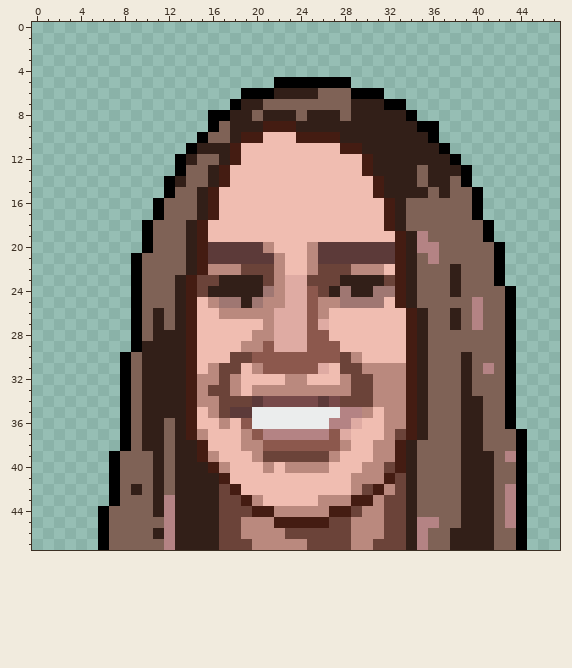
Pixel-art sprite -- public/img/tfrrsAvatars/7697358_48x48.png. Above, as it was before the edit.
The file is 48x48 pixels. Colours within 5 levels of each other are drawn and written as one.
The same view after the edit:
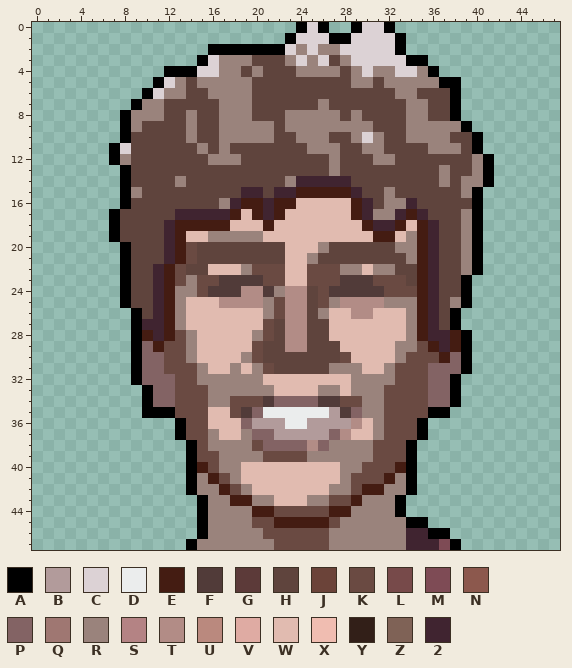
Palette (. is transparent): A #000000  B #b29b9b  C #dcd2d5  D #ebeded  E #441c12  F #513b39  G #5c3a39  H #5f443d  J #6b4339  K #6a4a42  L #774a4a  M #7e4b55  N #8c584d  P #836364  Q #9f7772  R #9a837c  S #b48384  T #b28c86  U #ba897e  V #dfaba3  W #e1bbb0  X #f0bdb1  Y #321f18  Z #7f6256  2 #402430
The exact change:
@@ x 0..47 @@
- 0 ................................................
- 1 ................................................
- 2 ................................................
- 3 ................................................
- 4 ................................................
- 5 ......................AAAAAAA...................
- 6 ...................AAAYYYYZZZAAA................
- 7 ..................AYYZZZZZZZZYYYAA..............
- 8 ................AAYYZYYYZYYYZYYYYYA.............
- 9 ................AZYYYEEEYYYYYYYYYYYAA...........
-10 ...............AZZYEEXXXEEEEYYYYYYYYA...........
-11 ..............AYYYEXXXXXXXXXEEYYYYYYYA..........
-12 .............AYZZYEXXXXXXXXXXXEYYYYYYYA.........
-13 .............AZZYEXXXXXXXXXXXXEYYYYZYYYA........
-14 ............AYZZYEXXXXXXXXXXXXXEYYYZYYZA........
-15 ............AZZYEXXXXXXXXXXXXXXEYYYYZYZZA.......
-16 ...........AZZZYEXXXXXXXXXXXXXXXEYZZZZZZA.......
-17 ...........AZZZYEXXXXXXXXXXXXXXXEYZZZZZZA.......
-18 ..........AZZZYEXXXXXXXXXXXXXXXXEYZZZZZZZA......
-19 ..........AZZZYEXXXXXXXXXXXXXXXXXEYSZZZZZA......
-20 ..........AZZZYEGGGGGUXXXUGGGGGGGEYSSZZZZZA.....
-21 .........AZZZZYEGGGGGGUXXUGGGGGGGEYZSZZZZZA.....
-22 .........AZZZZYEUUUJJJUXXUJJJUUUXEYZZZYZZZA.....
-23 .........AZZZYEJJYYYYJUVVJJJYYYYJEYZZZYZZZA.....
-24 .........AZZZYEJYYYYYQUVVNJYQYYQQEYZZZYZZZZA....
-25 .........AZZZYEXUQQYQUUVVNUUQQQQXEYZZZZZSZZA....
-26 .........AZYZYEXXUUUUUVVVNUXXXXXXXEYZZYZSZZA....
-27 .........AZYZYEXXXXXXUVVVNVXXXXXXXEYZZYZSZZA....
-28 .........AZYYYEXXXXXUUVVVNNXXXXXXXEYZZZZZZZA....
-29 .........AYYYYEXXXXUUNVVVNNNXXXXXXEYZZZZZZZA....
-30 ........AZYYYYEXXXJJNNNNNNNNJUXXXXEYZZZYZZZA....
-31 ........AZYYYYEXUJJXUNNNNNVXJJUUUUEYZZZYZSZA....
-32 ........AZYYYYEUUJUXXXXUUXXXUJJUUUEYZZZYZZZA....
-33 ........AZYYYYEUJJUXUUUUUUUUUJJUUUEYZZZYZZZA....
-34 ........AZYYYYEUUJJJGLLLLLGLJJJUUUEYZZZYYZZA....
-35 ........AZYYYYEXUJGGDDDDDDDDSSUXUUEYZZZYYZZA....
-36 ........AZYYZYEXXUXNDDDDDDDSSVXXUUEYZZZYYZZA....
-37 ........AZYYZYEUXXXUNSSSSSSNVXXXUJEYZZZYYZZZA...
-38 ........AZYYZYYEXXXUUNNNNNNNUXXUUEYZZZZYYZZZA...
-39 .......AZZZYZYYEUXXXUJJJJJJUXXXUUEYZZZZYYYZSA...
-40 .......AZZZYZYYYEUXXXUXUUUUXXXUUJEYZZZZYYYZZA...
-41 .......AZZZYZYYYYEXXXXXXXXXXXUUUEJYZZZZYYYZZA...
-42 .......AZYZYZYYYYJEXXXXXXXXXXUJEUJYZZZZYYYZSA...
-43 .......AZZZYSYYYYJJEUXXXXXUUUEEUJJYZZZZYYYZSA...
-44 ......AZZZZYSYYYYJJJEEUUUUUEEJUUJJYZZZZYYYZSA...
-45 ......AZZZZZSYYYYJJUUUEEEEEJJUUUJJYSSZZYYYZSA...
-46 ......AZZZZYSYYYYJJUUUUJJJJJJUUUJJYSZZYYYYZZA...
-47 ......AZZZZZSYYYYJJJUUUUUJJJJUUJJJYSZZYYYYZZA...
+ 0 ........................ACA..ACCA...............
+ 1 .......................ACCCAACCCCA..............
+ 2 ................AAAAAAACRCRRCCCCCA..............
+ 3 ...............ACRRRHHHRCRCHRCCCCCAA............
+ 4 ............AAACCRRHRHHHRRRRHRCRRCCRA...........
+ 5 ...........ACRHRRRRRHHHHHHHHHRRHRRRRRAA.........
+ 6 ..........ACRRHHRRRRHHHHHHHHHHHHHRRHHHA.........
+ 7 .........ARRHHHHHRRRHHHHHHRHHHHHHHRRHHA.........
+ 8 ........ARRRHHRHHRRRHHHRRRRRHRHHHHRRHHA.........
+ 9 ........ARHHHHRHHRRRRRHRRRRRRRRHHHRRRRRA........
+10 ........AHHHHHRHHRRRRRHHRRRHHRCRHHRRRRHHA.......
+11 .......ACHHHHHHRHRHHHHHHHRRRHHRRHHHHRRRHA.......
+12 .......ARHHHHHHHRRRHHHHHHHHRHHHRRHHHHHHHRA......
+13 ........AHHHHHHHHHHHHHHHHHHRHHHHHHHHHRHHRA......
+14 ........AHHHHRHHHHHHHHHR22222HHHHHHHHRHRRA......
+15 ........ARHHHHHHHHH22H22EEEEE2HHRHHHHHHRA.......
+16 ........AHHHHHHHHR2EE2EEWWWWWE2HRR2HHHHHA.......
+17 .......AHHHHH22222EWE2EWWWWWWE2RR2E2HHHRA.......
+18 .......AHHHH2EEEEEWWWEWWWWWWWWE22EWE2HHRA.......
+19 .......AHHHH2EWWRRRRRWWWWWWWWWWEEWRE2HHRA.......
+20 ........AHHH2EKHHHHHHHHWWWRHHHHHHRRE2HHRA.......
+21 ........AHHH2EKHHHHHHHHWWRHHHHHHHHRE2HHRA.......
+22 ........AHH2EKHHWWWRKKKWWKKKRRWRRHHE2HHRA.......
+23 ........AHH2EKRKKFFFFKKWWKKKFFFKKKHE2HHA........
+24 ........AHH2ERRKFFFTTFRTTHKFFFFFKKKE2HHA........
+25 ........AHH2ERWWWTTTTRKTTHKRTTTTRRRE2HRA........
+26 .........AH2ERWWWWWWWRKTTHRWWTTWWWRE2HA.........
+27 .........A22ERWWWWWWWKHTTHHWWWWWWWRE2HA.........
+28 .........AE2EKRWWWWWRKHTTHHWWWWWWWRE22EA........
+29 .........APEKKRWWWWWKHHTTHHHWWWWWRRKE2EA........
+30 .........APPKKRWWWWRKHHHHHHHKWWWWRKKKEPA........
+31 .........APPKKKRWWRWRKHHHHHRRRWWRKKKPPPA........
+32 .........APPPKKRRRRRRWWWWWWWWRRRRKKKPPA.........
+33 ..........APPKKKRRRRRRWWWWRRWRRRKKKKPPA.........
+34 ..........APPKKKRRKKKFPPPPFFKKRRKKKKPPA.........
+35 ..........AAAKKKWWKFPDDDDDDBFPRRKKKKAA..........
+36 .............AKKWWWPBBBDDBBBBTWRKKKA............
+37 .............AKKRWWRPPBBBBBPTWWRKKKA............
+38 ..............AKRRRRKPPPPTPRRRRKKKA.............
+39 ..............AKKRRRRKKKKRRRRRRKKKA.............
+40 ..............AEKRRWWWWWWWWWRRKKKEA.............
+41 ..............AREKRWWWWWWWWWRKKKERA.............
+42 ..............ARREKRWWWWWWWRRKEERRA.............
+43 ...............ARREERRWWWRRKKERRRA..............
+44 ...............ARRRREEKKKKKEERRRRA..............
+45 ...............ARRRRKKEEEEEKRRRRRRAA............
+46 ...............ARRRRRKKKKKKRRRRRRR22AA..........
+47 ..............ARRRRRRRKKKKKRRRRRRR222MA.........
Pixel boxes of the changes (left, top, right, bottom) in both pictures:
changed: (98, 22, 527, 550)
